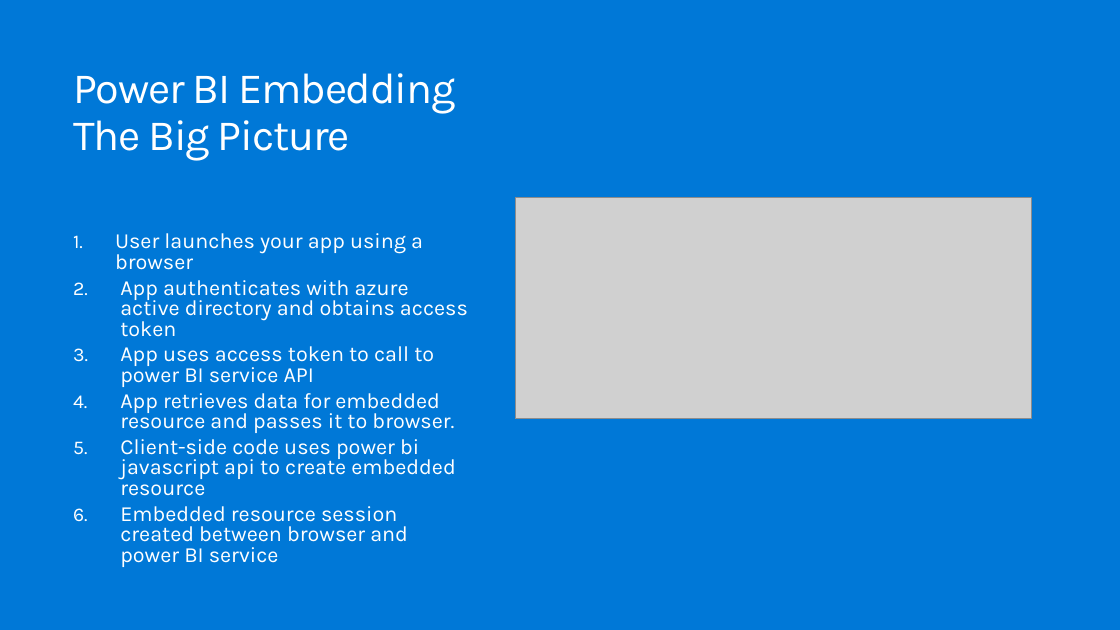
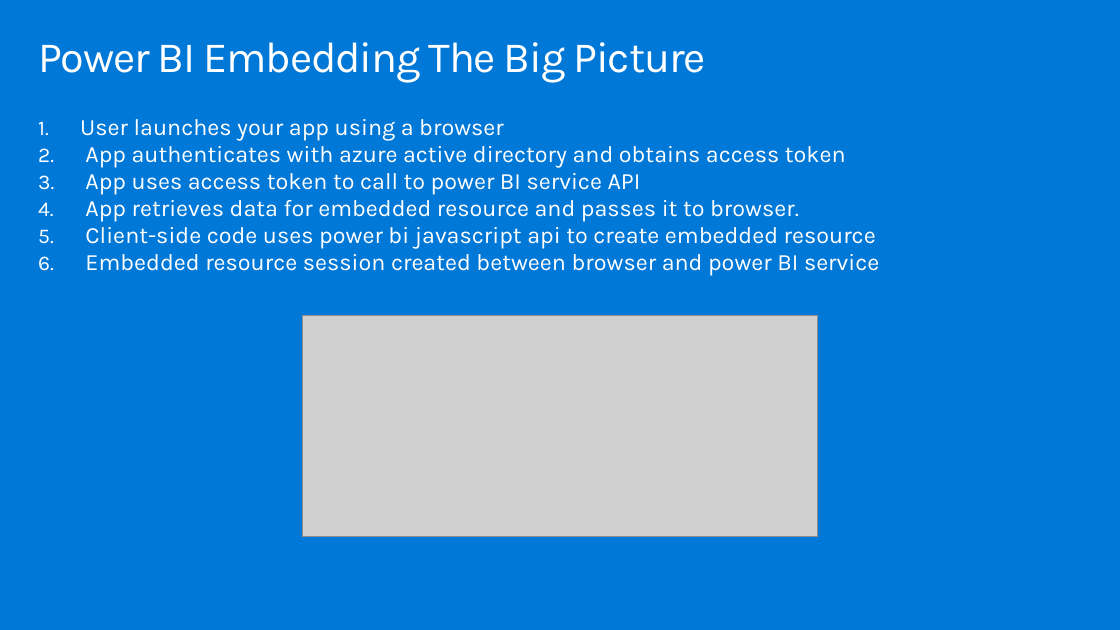
Before and after one commit to hnc198/AzurePowerBI, a slide deck: slide 6 of Hands-on Modules/Embedding/1. What is Power BI Embedded.pptx (slide 8 before the commit). Drawn at 1120x630 pixels with LibreOffice and Linux fonts; fonts in the diff are those of the drawing; grey boxes stand for pictures. Boxes give left, top, right and bottom in pixels: in the first picture for what was removed or moved away, otherwise in the second. Text is boxed around its words. In the diff, an @@ line names an element or a change of style, - is before the commit and + after.

```diff
--- a/Hands-on Modules/Embedding/1. What is Power BI Embedded.pptx
+++ b/Hands-on Modules/Embedding/1. What is Power BI Embedded.pptx
@@ title "Power BI Embedding The Big ..." rewrapped from (73, 73, 455, 161) to (38, 42, 706, 83) @@
@@ text "User launches your app using ...": place and size @@
-text "User launches your app using ..." at (115, 233, 468, 567)
+text "User launches your app using ..." at (80, 119, 879, 276)
@@ text "User launches your app using ..." at (80, 119, 879, 276): size 18.5 to 20 pt @@
@@ picture: place and size @@
-picture at (515, 197, 1031, 419)
+picture at (302, 315, 818, 537)
```
Also in this commit, not shown: 6 other slides changed, 8 slides added, 1 slide removed, 4 other files.
